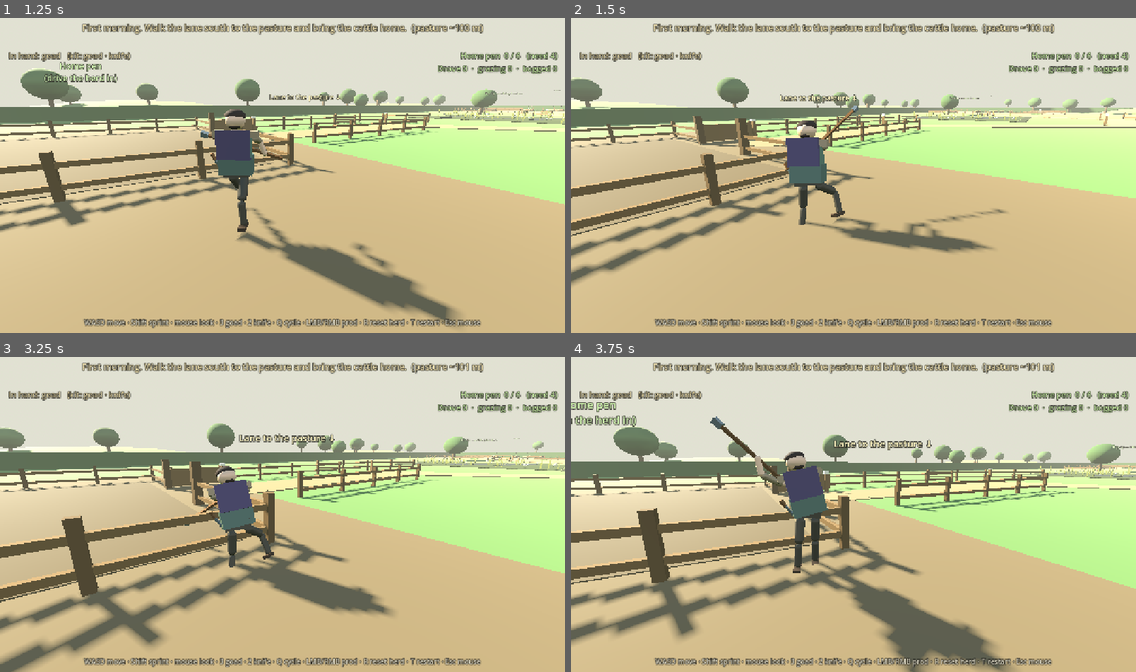
Above: before the commit, frames 1-4 (two rows, left to right).
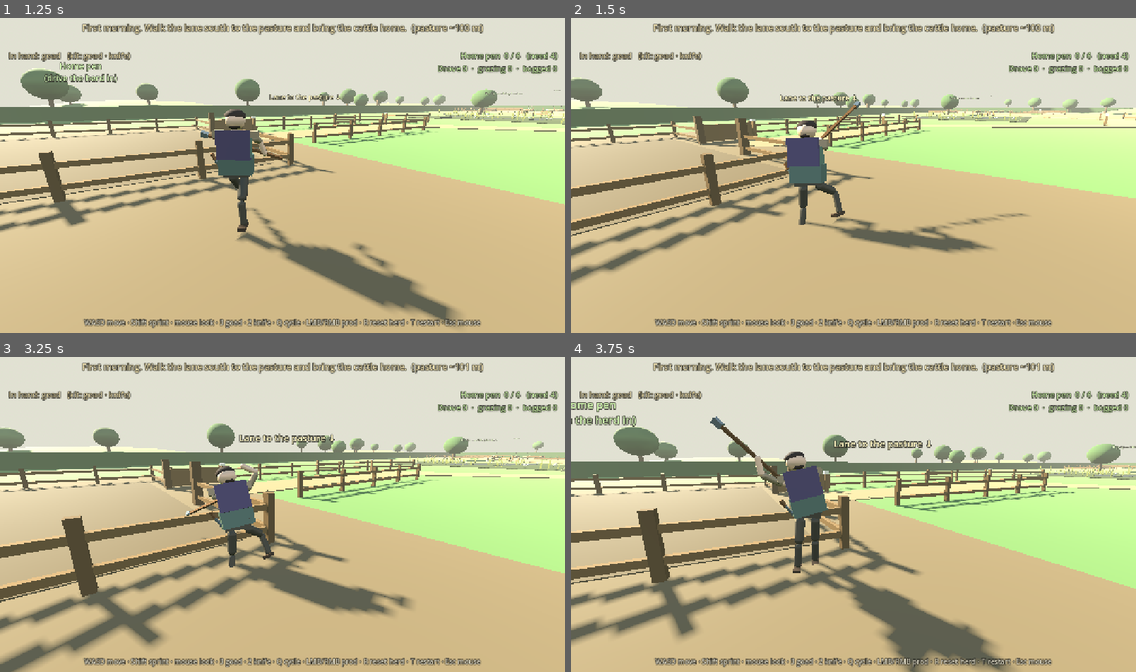
Above: after the commit, the same moments.

Repository: fortins4/devPlayground
Game: Godot game, scene res://scenes/prologue/opening_cattle_drive.tscn
Same seed, same stepped clock (60 frames per second), same inputs: the game is played once before the commit and once after it. This scene is started directly instead of the project's main scene.
Inputs (mouse positions are in pixels of both pictures, inside the frame that each line leads up to):
- Up to frame 1 (1.25 s): tap Enter at 0.5 s; move the mouse to (276, 178) at 0.52 s; hold W (move_forward) from 0.53 s (still down); hold Right mouse button (attack_heavy) from 0.53 s (still down); click (276, 178) at 0.67 s; tap Space (jump) at 0.77 s
- Up to frame 2 (1.5 s): keep holding W (move_forward); move the mouse to (893, 178) at 1.27 s; release Right mouse button (attack_heavy) at 1.28 s; click (893, 178) at 1.35 s
- Up to frame 3 (3.25 s): tap Space (jump) at 1.52, 3.02 s; move the mouse to (237, 508) at 2.02 s; hold H (band_toggle) 2.03-2.78 s; move the mouse to (288, 514) at 2.77 s; release W (move_forward) at 2.78 s; hold A (move_left) from 2.78 s (still down); tap Ctrl (crouch) at 2.85 s; click (288, 514) at 2.92 s
- Up to frame 4 (3.75 s): move the mouse to (830, 508) at 3.52 s; release A (move_left) at 3.53 s; hold W (move_forward) from 3.53 s (still down); hold Q (cycle_weapon) from 3.53 s (still down)

Frame 1 is identical in both runs. In frame 2, 0.6% of the frame differs, in the area x 43-81%, y 26-71%; in frame 3, 0.5%; in frame 4, nothing differs.

Commit message:
fix(combat): clear left/right continuous goad arcs past the torso
Side swing mid keys parked the butt on the centerline so the tip chord
cut through the chest. Push mid samples forward (−Z), keep butts off
the midline, deepen face-quad + torso slide for side arcs only.
Top chop and jab/sprint entry unchanged.

Diff:
--- a/scripts/characters/player/player_controller.gd
+++ b/scripts/characters/player/player_controller.gd
@@ -1448,17 +1448,19 @@
 	w_left /= sum
 	w_right /= sum
 	w_top /= sum
+	# Side arcs stay in front of the torso (−Z). Mid keys used to park the
+	# butt on the centerline so the tip chord cut through the chest.
 	var left: Array = [
-		_swing_line(Vector3(-0.12, 1.28, -0.55), Vector3(-0.72, 0.45, -0.48)),
-		_swing_line(Vector3(-0.02, 1.18, -0.58), Vector3(0.70, 0.02, -0.68)),
-		_swing_line(Vector3(0.06, 1.14, -0.52), Vector3(0.58, -0.42, -0.58)),
-		_swing_line(Vector3(0.08, 1.16, -0.48), Vector3(0.48, -0.50, -0.55)),
+		_swing_line(Vector3(-0.24, 1.32, -0.52), Vector3(-0.70, 0.52, -0.58)),
+		_swing_line(Vector3(-0.16, 1.22, -0.78), Vector3(0.55, 0.18, -0.98)),
+		_swing_line(Vector3(-0.06, 1.14, -0.72), Vector3(0.60, -0.30, -0.88)),
+		_swing_line(Vector3(0.02, 1.14, -0.58), Vector3(0.50, -0.48, -0.68)),
 	]
 	var right: Array = [
-		_swing_line(Vector3(0.18, 1.32, -0.55), Vector3(0.62, 0.48, -0.52)),
-		_swing_line(Vector3(0.04, 1.18, -0.58), Vector3(-0.68, 0.02, -0.70)),
-		_swing_line(Vector3(-0.02, 1.14, -0.52), Vector3(-0.55, -0.42, -0.60)),
-		_swing_line(Vector3(0.00, 1.16, -0.48), Vector3(-0.45, -0.52, -0.58)),
+		_swing_line(Vector3(0.24, 1.32, -0.52), Vector3(0.70, 0.52, -0.58)),
+		_swing_line(Vector3(0.16, 1.22, -0.78), Vector3(-0.55, 0.18, -0.98)),
+		_swing_line(Vector3(0.06, 1.14, -0.72), Vector3(-0.60, -0.30, -0.88)),
+		_swing_line(Vector3(-0.02, 1.14, -0.58), Vector3(-0.50, -0.48, -0.68)),
 	]
 	# Overhead chop. Key 0 is the live bar over the head. These keep the
 	# hands high and drop the tip straight down the face side — not the
@@ -1560,6 +1562,9 @@
 	var mid := a.lerp(b, 0.5)
 	if mid.z > -0.36:
 		mid.z = -0.55
+	# Side mid-arc: keep the bezier in front of the chest, not through it.
+	if absf(_swing_arc_aim.x) > 0.35 and mid.y > 0.75 and mid.y < 1.48:
+		mid.z = minf(mid.z, -0.78)
 	# Do not crest the skull. Overhead stays in front; a side swing stays wide.
 	if mid.y > 1.42 and absf(mid.x) < 0.34:
 		mid.z = minf(mid.z, -0.64)
@@ -1701,14 +1706,16 @@
 		if hp.y < 0.14 and hp.y > -0.52 and hp.z > -0.16 and Vector2(hp.x, hp.z).length() < 0.30:
 			push = maxf(push, (hp.z + 0.30) / along)
 		var tp: Vector3 = torso.to_local(p)
-		if absf(tp.x) < 0.36 and tp.y > -0.08 and tp.y < 0.62 and tp.z > -0.10:
+		# Wider / deeper torso sample so a side chord cannot sit in the chest.
+		if absf(tp.x) < 0.44 and tp.y > -0.14 and tp.y < 0.72 and tp.z > -0.30:
 			var chest_face := -torso.global_transform.basis.z
 			var along_c := 0.35
 			if chest_face.length_squared() > 0.0001:
 				along_c = maxf(dir.dot(chest_face.normalized()), 0.35)
-			push = maxf(push, (tp.z + 0.22) / along_c)
+			push = maxf(push, (tp.z + 0.40) / along_c)
 	if push > 0.001:
-		var delta := dir * minf(push, 0.55)
+		var push_cap := 0.78 if absf(_swing_arc_aim.x) > 0.35 else 0.55
+		var delta := dir * minf(push, push_cap)
 		butt_w += delta
 		tip_w += delta
 		var kept := tip_w - butt_w
